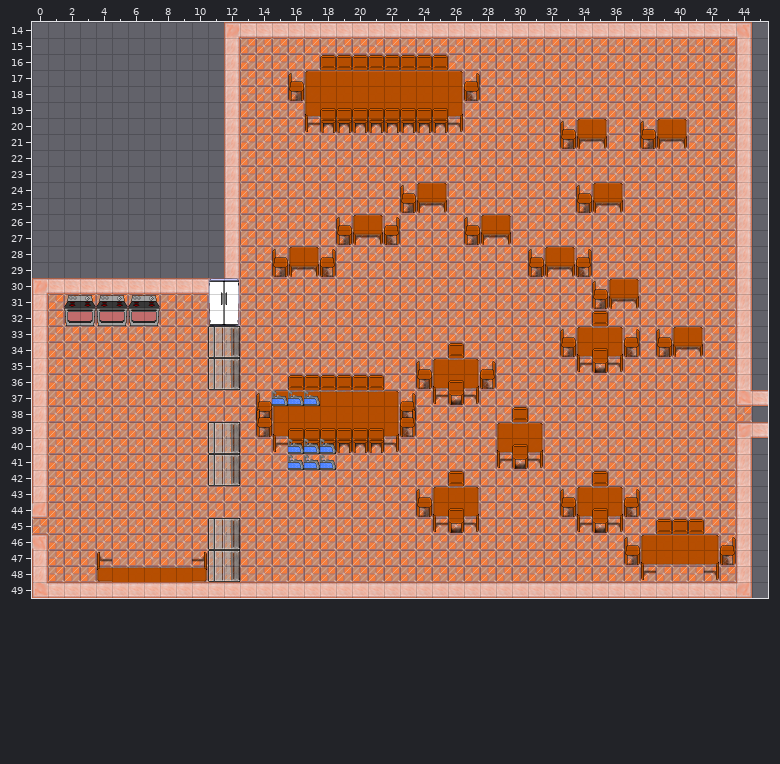
One commit to this Tiled map: assets/tilemaps/level4.tmx. Above is the file before it was changed.
Cells are 32x32 px. Shown: x 0..45, y 14..49.
Once edited:
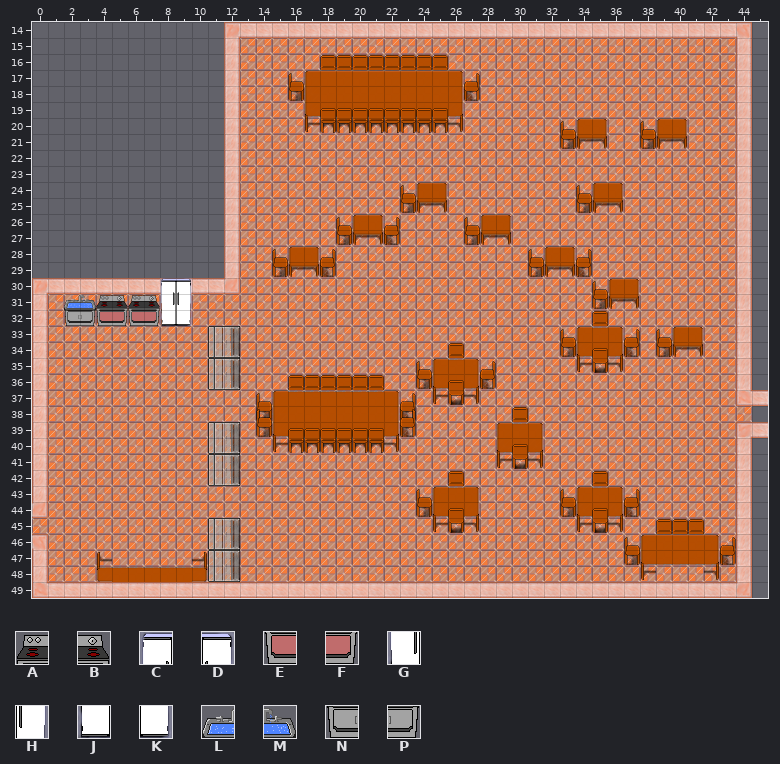
Key: from "newTileset": A 60, B 61, C 62, D 63, E 80, F 81, G 82, H 83, J 102, K 103, L 106, M 107, N 108, P 109.
_ is an empty cell.
What changed:
Layer "World":
y 31: x 2..3 AB -> LM; x 8..9 __ -> GH; x 11..12 GH -> __
y 32: x 2..3 EF -> NP; x 8..9 __ -> JK; x 11..12 JK -> __
y 41: x 16..17 MM -> __
Layer "Above Player":
y 30: x 8..9 __ -> CD; x 11..12 CD -> __
y 37: x 15..17 MMM -> ___
y 40..41: x 16..18 MMM -> ___
